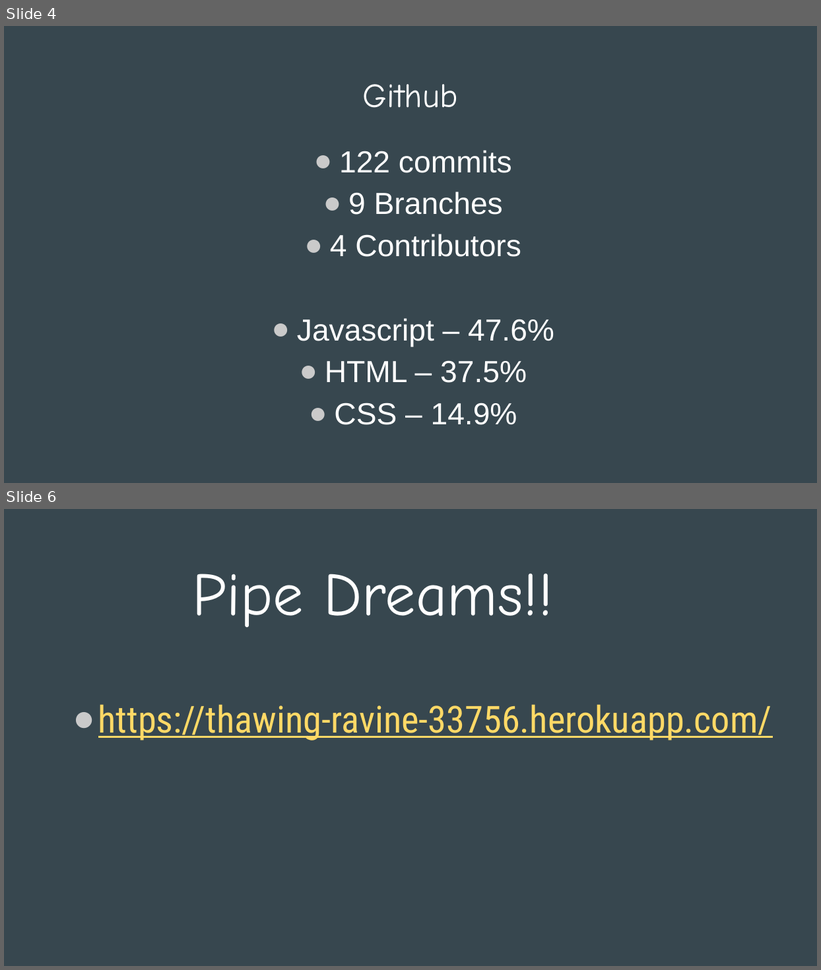
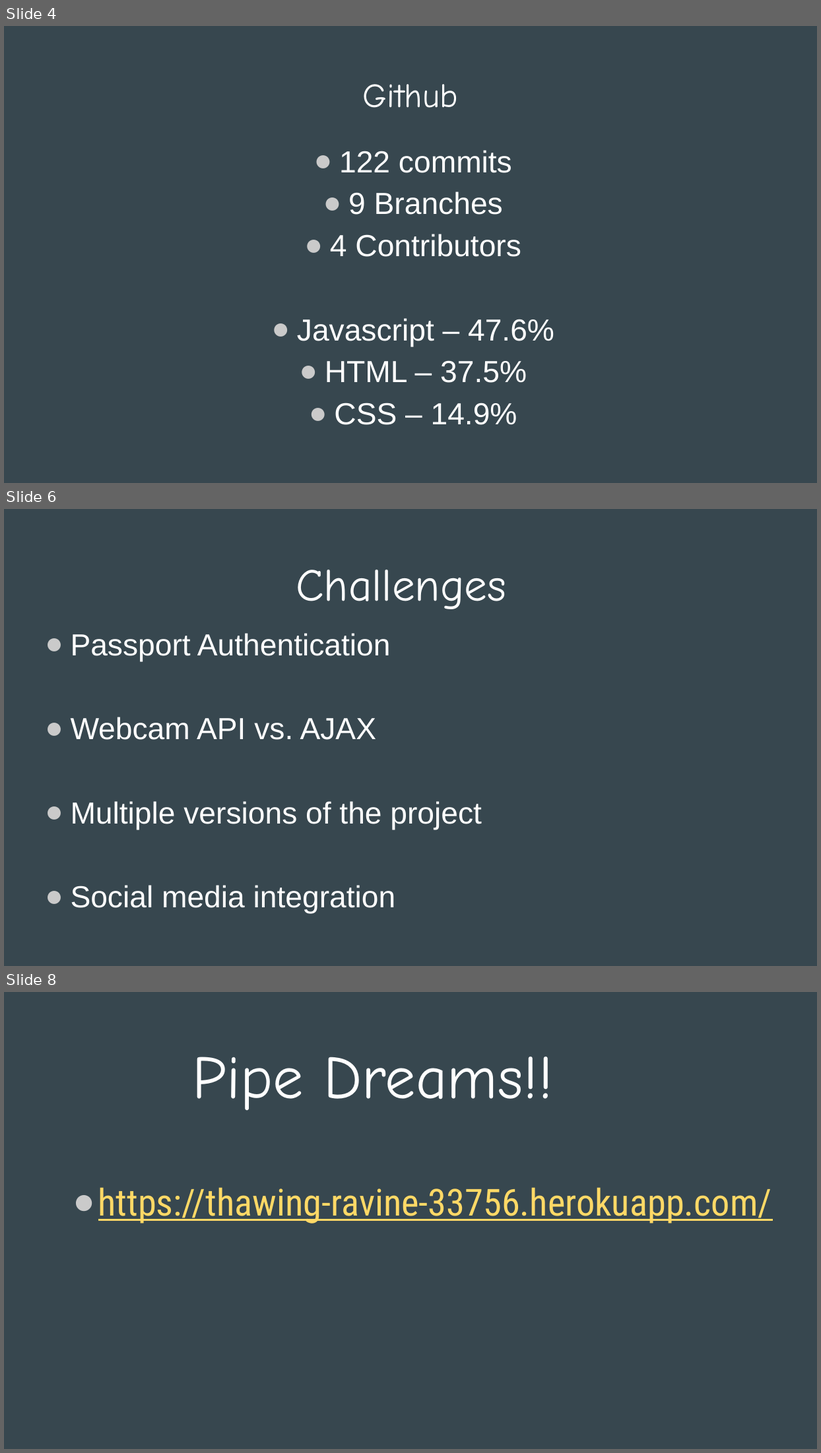
Before and after one commit to jphillips37/Project-2, a slide deck: Pipe Dreams.pptx. Shown one above the other, each under a label of ours: slides 4 and 6 before the commit, slides 4, 6 and 8 after it; the slides between them are not shown. The pictures are 821x970 and 821x1453 pixels, drawn with LibreOffice and Linux fonts; fonts in the diff are those of the drawing. Boxes give left, top, right and bottom in pixels: in the first picture for what was removed or moved away, otherwise in the second. Text is boxed around its words. In the diff, an @@ line names an element or a change of style, - is before the commit and + after.

```diff
--- a/Pipe Dreams.pptx
+++ b/Pipe Dreams.pptx
@@ slide 6 added at [4,509,817,966], background #37474F @@
@@ title added at [296,570,506,609], 54 pt, text #FFFFFF @@
+Challenges
@@ text added at [71,633,482,914], 36 pt, text #FFFFFF @@
+● Passport Authentication
+● Webcam API vs. AJAX
+● Multiple versions of the project
+● Social media integration
@@ what was slide 6 is now slide 8 @@
```
Also in this commit, not shown: 1 slide changed, 1 other slide added.
